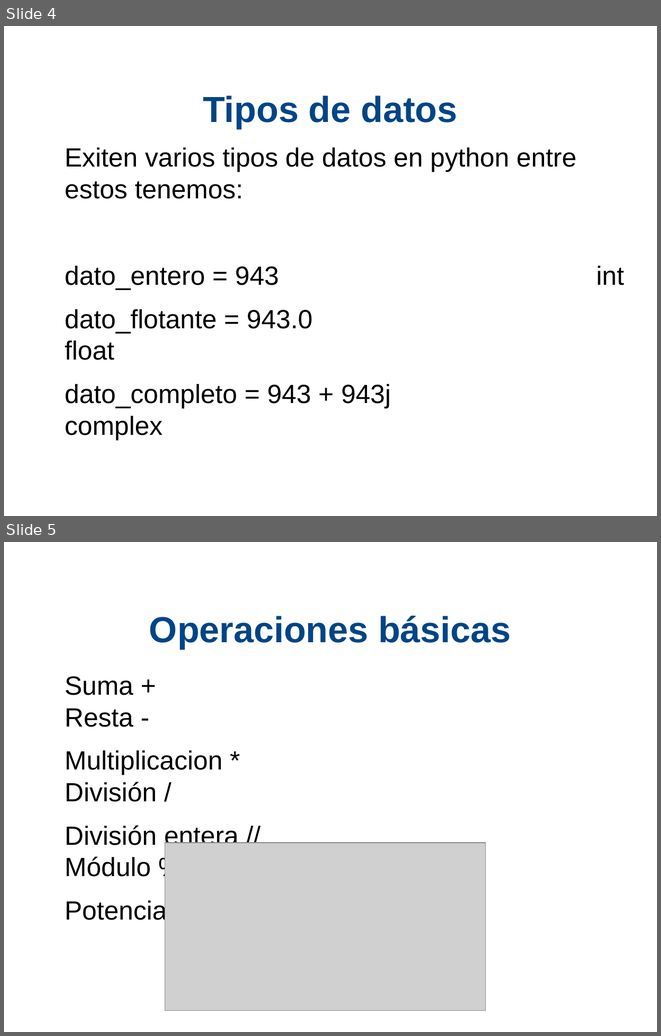
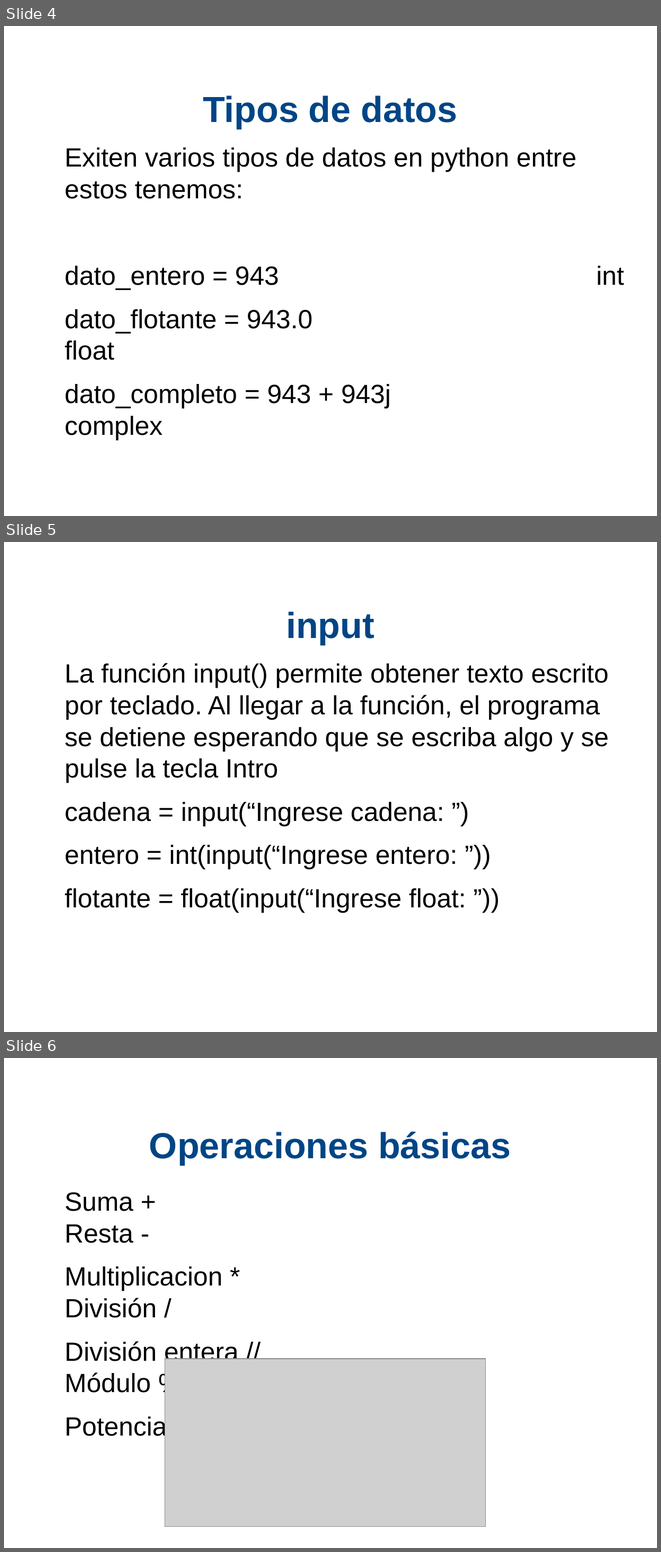
Before and after one commit to xDavidPM/Taller-Python, a slide deck: Python diapositiva.odp. Shown one above the other, each under a label of ours: slides 4 and 5 before the commit, slides 4, 5 and 6 after it. The pictures are 661x1036 and 661x1552 pixels, drawn with LibreOffice and Linux fonts; fonts in the diff are those of the drawing; grey boxes stand for pictures; background and template pictures are left out. Boxes give left, top, right and bottom in pixels: in the first picture for what was removed or moved away, otherwise in the second. Text is boxed around its words. In the diff, an @@ line names an element or a change of style, - is before the commit and + after.

```diff
--- a/Python diapositiva.odp
+++ b/Python diapositiva.odp
@@ slide 5 added at bbox=[4, 542, 657, 1032], background #FFFFFF @@
@@ title added at bbox=[286, 611, 374, 645], 44 pt, text #004586, bold @@
+input
@@ text added at bbox=[64, 663, 609, 912], 32 pt, text #000000 @@
+La función input() permite obtener texto escrito por teclado. Al llegar a la función, el programa se detiene esperando que se escriba algo y se pulse la tecla Intro
+cadena = input(“Ingrese cadena: ”)
+entero = int(input(“Ingrese entero: ”))
+flotante = float(input(“Ingrese float: ”))
@@ what was slide 5 is now slide 6 @@
```
Also in this commit, not shown: 5 slides changed, 5 other slides added, 1 slide removed, 1 other file.
